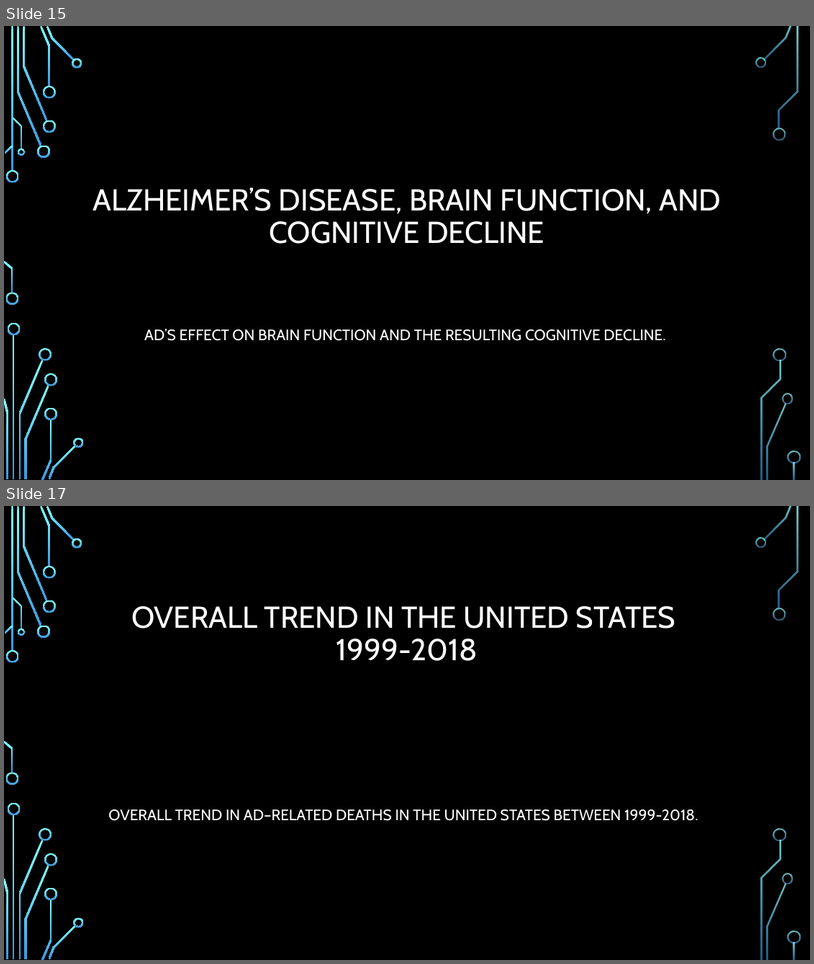
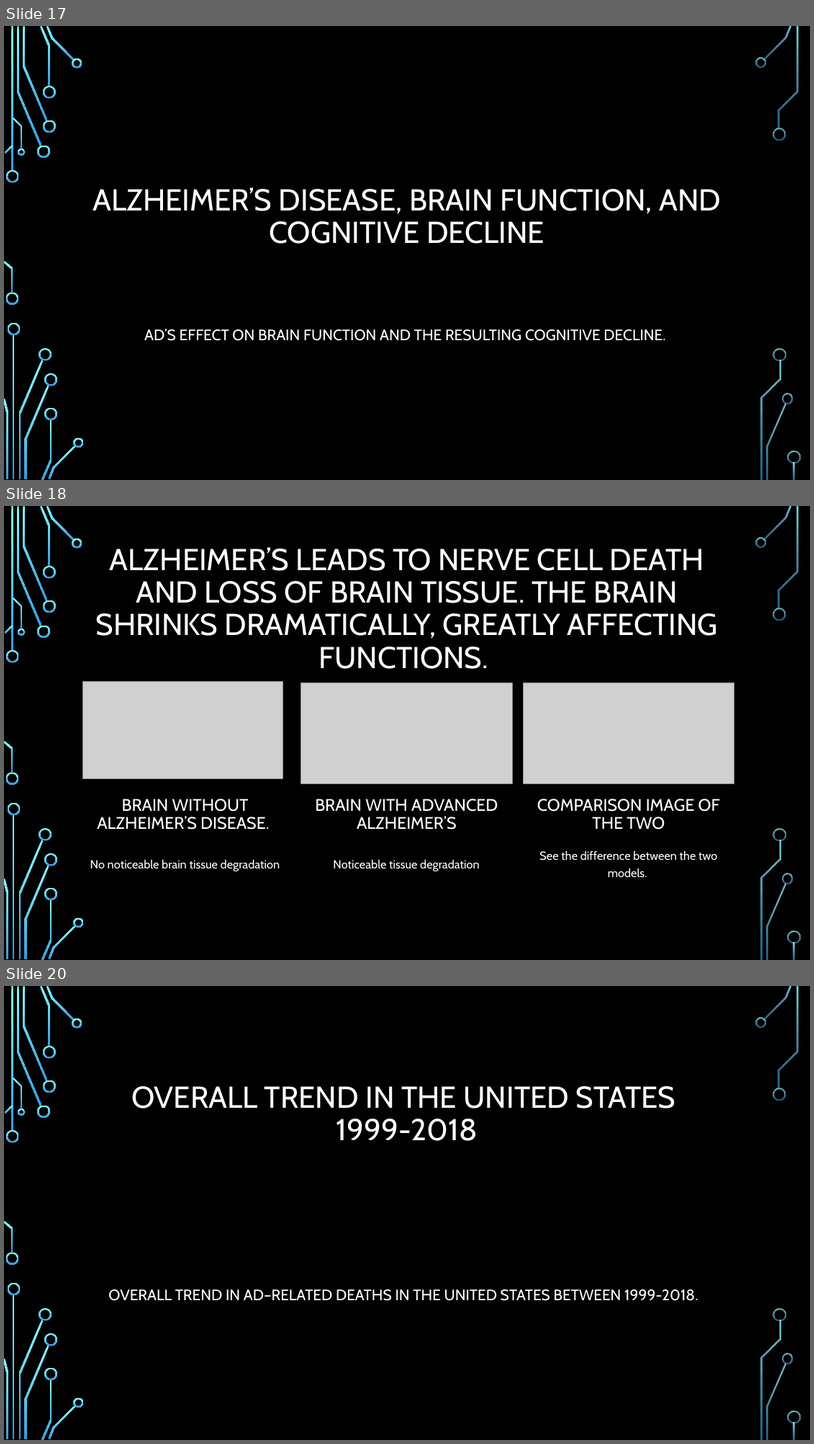
Before and after one commit to MrBardot/Trends-in-Alzheimers-Disease-Fatalities-in-the-United-States-and-Tennessee-from-1999-2018.-, a slide deck: Presentation/Alzheimer’s Disease Trends in the United States.pptx. Shown one above the other, each under a label of ours: slides 15 and 17 before the commit, slides 17, 18 and 20 after it; the slides between them are not shown. The pictures are 814x964 and 814x1444 pixels, drawn with LibreOffice and Linux fonts; fonts in the diff are those of the drawing; grey boxes stand for pictures; background and template pictures are left out. Boxes give left, top, right and bottom in pixels: in the first picture for what was removed or moved away, otherwise in the second. Text is boxed around its words. In the diff, an @@ line names an element or a change of style, - is before the commit and + after.

Commit message:
added brain funtion decline and Resources slides

```diff
--- a/Presentation/Alzheimer’s Disease Trends in the United States.pptx
+++ b/Presentation/Alzheimer’s Disease Trends in the United States.pptx
@@ slide 18 added at box(4, 506, 810, 960), background picture (left out); not listed: 36 template elements that a slide beside it also shows @@
@@ title added at box(96, 547, 718, 669), 36 pt, text #FFFFFF @@
+ALZHEIMER’S LEADS TO NERVE CELL DEATH AND LOSS OF BRAIN TISSUE. THE BRAIN SHRINKS DRAMATICALLY, GREATLY AFFECTING FUNCTIONS.
@@ picture added at box(82, 682, 283, 778) @@
@@ picture added at box(301, 682, 513, 784) @@
@@ picture added at box(524, 682, 735, 784) @@
@@ text added at box(97, 798, 269, 829), 20 pt, text #FFFFFF @@
+BRAIN WITHOUT ALZHEIMER’S DISEASE.
@@ text added at box(315, 798, 498, 829), 20 pt, text #FFFFFF @@
+BRAIN WITH ADVANCED ALZHEIMER’S
@@ text added at box(538, 798, 720, 829), 20 pt, text #FFFFFF @@
+COMPARISON IMAGE OF THE TWO
@@ text added at box(540, 850, 718, 877), 14 pt, text #FFFFFF @@
+See the difference between the two models.
@@ text added at box(90, 859, 280, 871), 14 pt, text #FFFFFF @@
+No noticeable brain tissue degradation
@@ text added at box(333, 859, 479, 871), 14 pt, text #FFFFFF @@
+Noticeable tissue degradation
@@ what was slide 15 is now slide 17 @@
@@ what was slide 17 is now slide 20 @@
```
Also in this commit, not shown: 3 slides changed, 3 other slides added, 4 slides removed.
